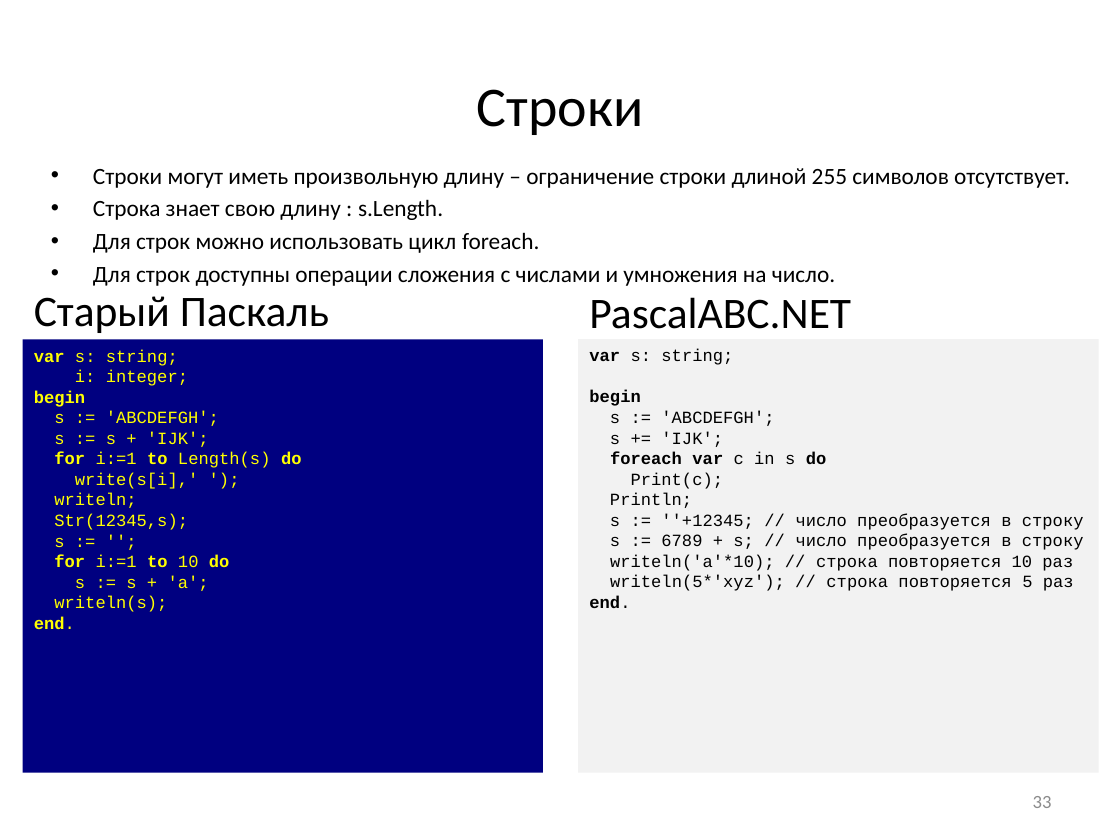
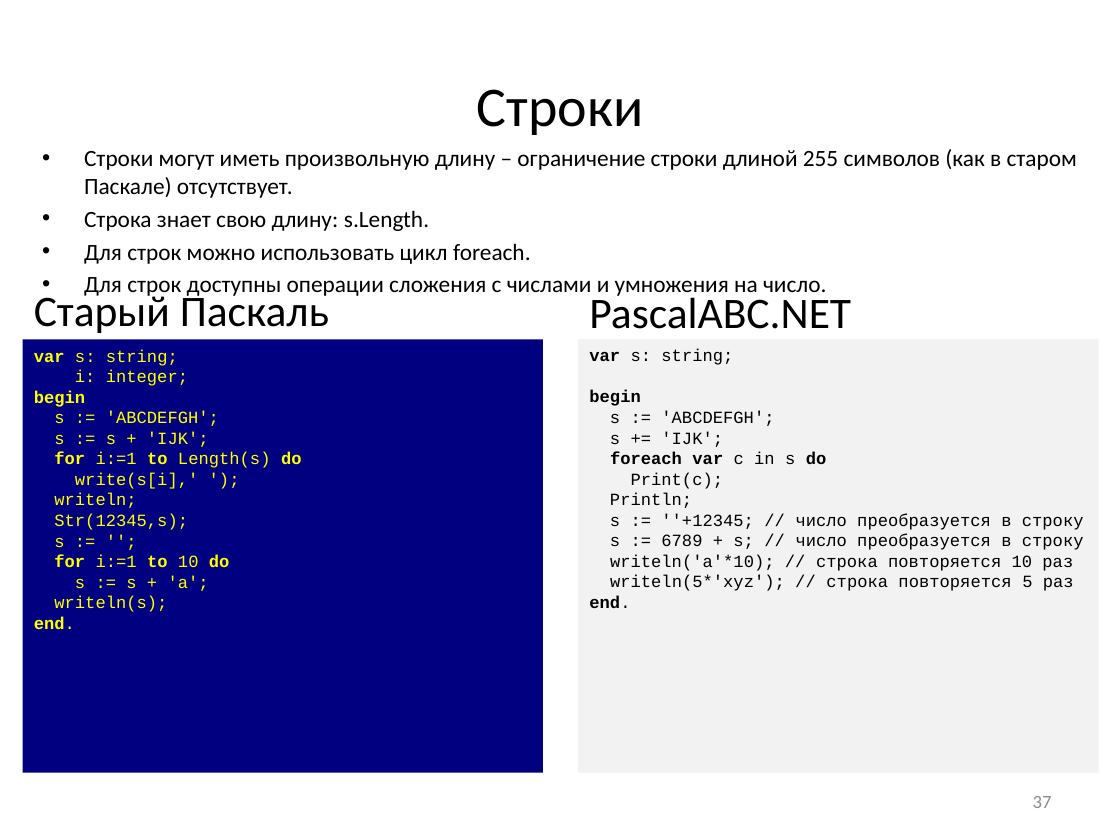
Before and after one commit to pascalabcnet/pascalabcnet, a slide deck: slide 37 of _Presentations/2015 New Features/PascalABC.NET 2015.pptx (slide 33 before the commit). Drawn at 1120x840 pixels with LibreOffice and Linux fonts; fonts in the diff are those of the drawing. Boxes give left, top, right and bottom in pixels: in the first picture for what was removed or moved away, otherwise in the second. Text is boxed around its words. In the diff, an @@ line names an element or a change of style, - is before the commit and + after.

```diff
--- a/_Presentations/2015 New Features/PascalABC.NET 2015.pptx
+++ b/_Presentations/2015 New Features/PascalABC.NET 2015.pptx
@@ text "Строки могут иметь произвольную длину ...": place and size @@
-text "Строки могут иметь произвольную длину ..." at <box>93,168,1070,286</box>
+text "Строки могут иметь произвольную длину ..." at <box>84,149,1077,298</box>
@@ text at <box>84,149,1077,231</box>: text changed @@
-• Строки могут иметь произвольную длину – ограничение строки длиной 255 символов отсутствует.
-• Строка знает свою длину : s.Length.
+• Строки могут иметь произвольную длину – ограничение строки длиной 255 символов (как в старом Паскале) отсутствует.
+• Строка знает свою длину: s.Length.
@@ page number at <box>1033,796,1052,808</box>: text changed @@
-33
+37
```
Also in this commit, not shown: 7 other slides changed, 4 slides added, 8 other files.
